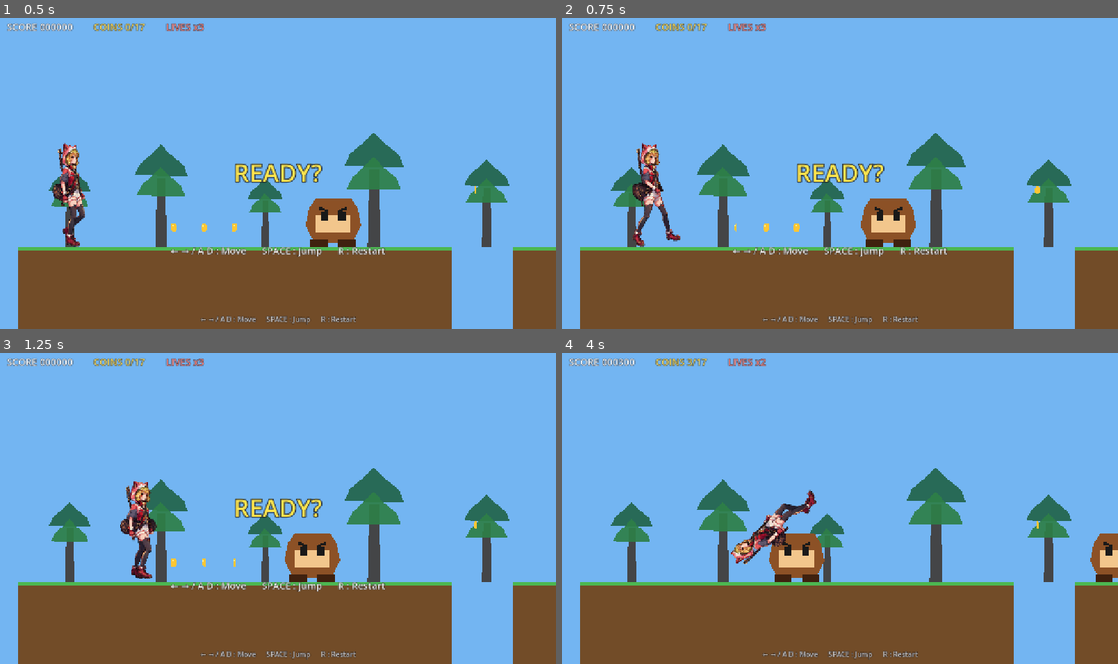
Above: before the commit, frames 1-4 (two rows, left to right).
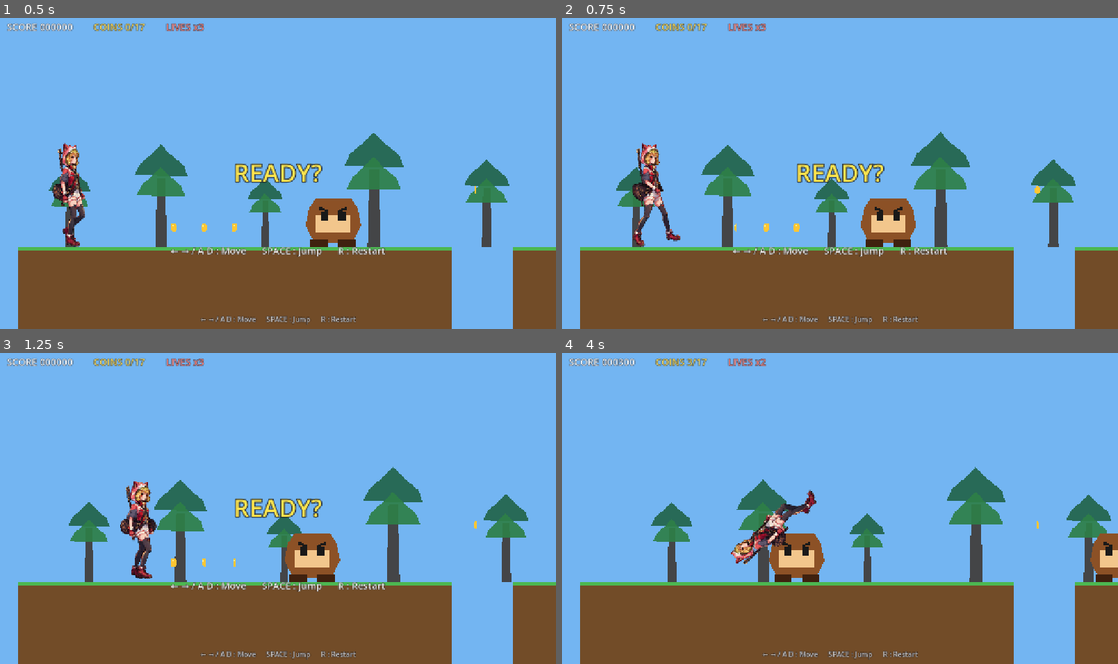
Above: after the commit, the same moments.

Repository: Daihamamatsu/godot_test
Game: Godot game, scene res://scenes/main.tscn
Two runs of this game, one before a commit and one after it. Both use one fixed random seed, a clock stepped at 60 frames per second and the inputs below.
Inputs:
- Up to frame 1 (0.5 s): no input
- Up to frame 2 (0.75 s): tap Enter at 0.5 s; hold D (move_right) from 0.53 s (still down)
- Up to frame 3 (1.25 s): keep holding D (move_right); tap Space (jump) at 0.77 s
- Up to frame 4 (4 s): tap Space (jump) at 1.52, 3.02, 3.77 s; release D (move_right) at 2.03 s; hold A (move_left) 2.03-2.78 s; hold D (move_right) from 2.78 s (still down)

Frame 1 is identical in both runs. In frame 2, 2.3% of the frame differs, in the area x 8-93%, y 36-74%; in frame 3, 6.7%; in frame 4, 9.4%, in the area x 8-99%, y 36-74%.

Commit message:
fix: 中景のスクロール速度を調整 (Issue #15)

Diff:
--- a/scripts/main.gd
+++ b/scripts/main.gd
@@ -4,6 +4,7 @@
 const SPAWN := Vector2(120, 479.5)
 const GROUND_TOP := 600.0
 const KILL_Y := 720.0
+const MIDGROUND_SCROLL_FACTOR := 0.72
 
 # [x_start, x_end] の地面区間（上面は GROUND_TOP）。
 const GROUND_SEGS: Array = [
@@ -58,10 +59,14 @@
 var lives_label: Label
 var message_label: Label
 var sub_label: Label
+var midground_forest: Node2D
+var midground_camera_origin := Vector2.ZERO
 
 var _test_mode := false
 var _test_frame := 0
 var _test_ok := true
+var _test_camera_origin := Vector2.ZERO
+var _test_forest_origin := Vector2.ZERO
 
 
 func _ready() -> void:
@@ -82,6 +87,9 @@
 	world.add_child(player)
 	player.position = SPAWN
 	player.died.connect(_on_player_died)
+	var camera := player.get_node_or_null("Camera2D") as Camera2D
+	if camera != null:
+		midground_camera_origin = camera.global_position
 
 	_update_hud()
 	_intro()
@@ -113,9 +121,9 @@
 		hill.color = Color(0.5, 0.78, 0.5)
 		hills.add_child(hill)
 
-	var forest := Node2D.new()
-	forest.name = "MidgroundForest"
-	bg.add_child(forest)
+	midground_forest = Node2D.new()
+	midground_forest.name = "MidgroundForest"
+	bg.add_child(midground_forest)
 	var tree_specs: Array = [
 		[120.0, 600.0, 0.82], [330.0, 600.0, 1.05], [570.0, 600.0, 0.7],
 		[820.0, 600.0, 1.18], [1080.0, 600.0, 0.9], [1320.0, 600.0, 0.76],
@@ -125,7 +133,7 @@
 		[3860.0, 600.0, 1.12], [4110.0, 600.0, 0.78], [4330.0, 600.0, 1.0],
 	]
 	for spec in tree_specs:
-		_add_midground_tree(forest, float(spec[0]), float(spec[1]), float(spec[2]))
+		_add_midground_tree(midground_forest, float(spec[0]), float(spec[1]), float(spec[2]))
 
 	var clouds := ParallaxLayer.new()
 	clouds.name = "Clouds"
@@ -407,8 +415,19 @@
 	if Input.is_action_just_pressed("restart"):
 		get_tree().reload_current_scene()
 		return
+	_update_midground_scroll()
 	if _test_mode:
 		_run_test_step()
+
+
+func _update_midground_scroll() -> void:
+	if midground_forest == null or player == null:
+		return
+	var camera := player.get_node_or_null("Camera2D") as Camera2D
+	if camera == null:
+		return
+	var camera_delta := camera.global_position - midground_camera_origin
+	midground_forest.position = camera_delta * (1.0 - MIDGROUND_SCROLL_FACTOR)
 
 
 func _run_test_step() -> void:
@@ -418,6 +437,8 @@
 			_check(_has_bound_key("move_left") and _has_bound_key("move_right") and _has_bound_key("jump") and _has_bound_key("restart"), "input-map")
 			_check(player != null and player.is_in_group("player"), "player-ready")
 			_check(_midground_forest_ok(), "midground-forest")
+			_test_camera_origin = (player.get_node("Camera2D") as Camera2D).global_position
+			_test_forest_origin = midground_forest.position
 			_check(_player_walk_sprite_ok(), "player-sprite")
 			_check(_player_collision_ok(), "player-collision")
 			_check(_enemy_collision_ok(), "enemy-collision")
@@ -432,6 +453,7 @@
 		45:
 			Input.action_release("jump")
 			Input.action_release("move_right")
+			_check(_midground_scroll_is_slower(), "midground-scroll")
 		70:
 			_check(player.state == player.State.ALIVE, "player-alive")
 			print("TEST SUMMARY: %s" % ("ALL PASS" if _test_ok else "FAILED"))
@@ -455,6 +477,18 @@
 	if forest == null:
 		forest = get_node_or_null("Background/MidgroundForest")
 	return forest is Node2D and forest.get_child_count() >= 10
+
+
+# カメラが動いたとき、中景の移動量が近景より小さいか確認する。
+func _midground_scroll_is_slower() -> bool:
+	var camera := player.get_node_or_null("Camera2D") as Camera2D
+	if camera == null:
+		return false
+	var camera_delta := camera.global_position - _test_camera_origin
+	var forest_delta := midground_forest.position - _test_forest_origin
+	if absf(camera_delta.x) < 1.0:
+		return false
+	return absf(forest_delta.x) < absf(camera_delta.x)
 
 
 # プレイヤーに歩行スプライト(AnimatedSprite2D・"walk" が 14 フレームでループ)があるか
